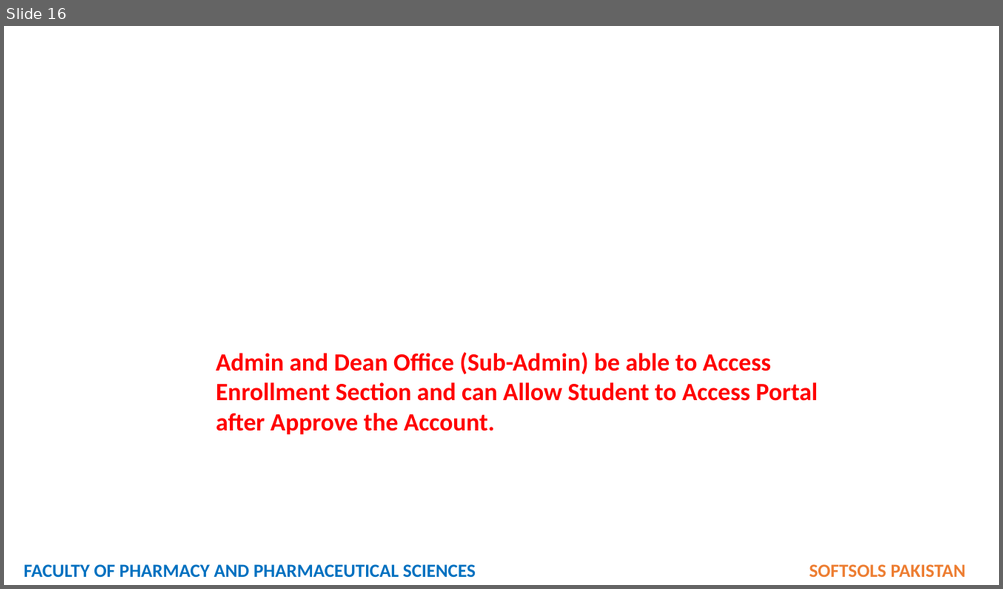
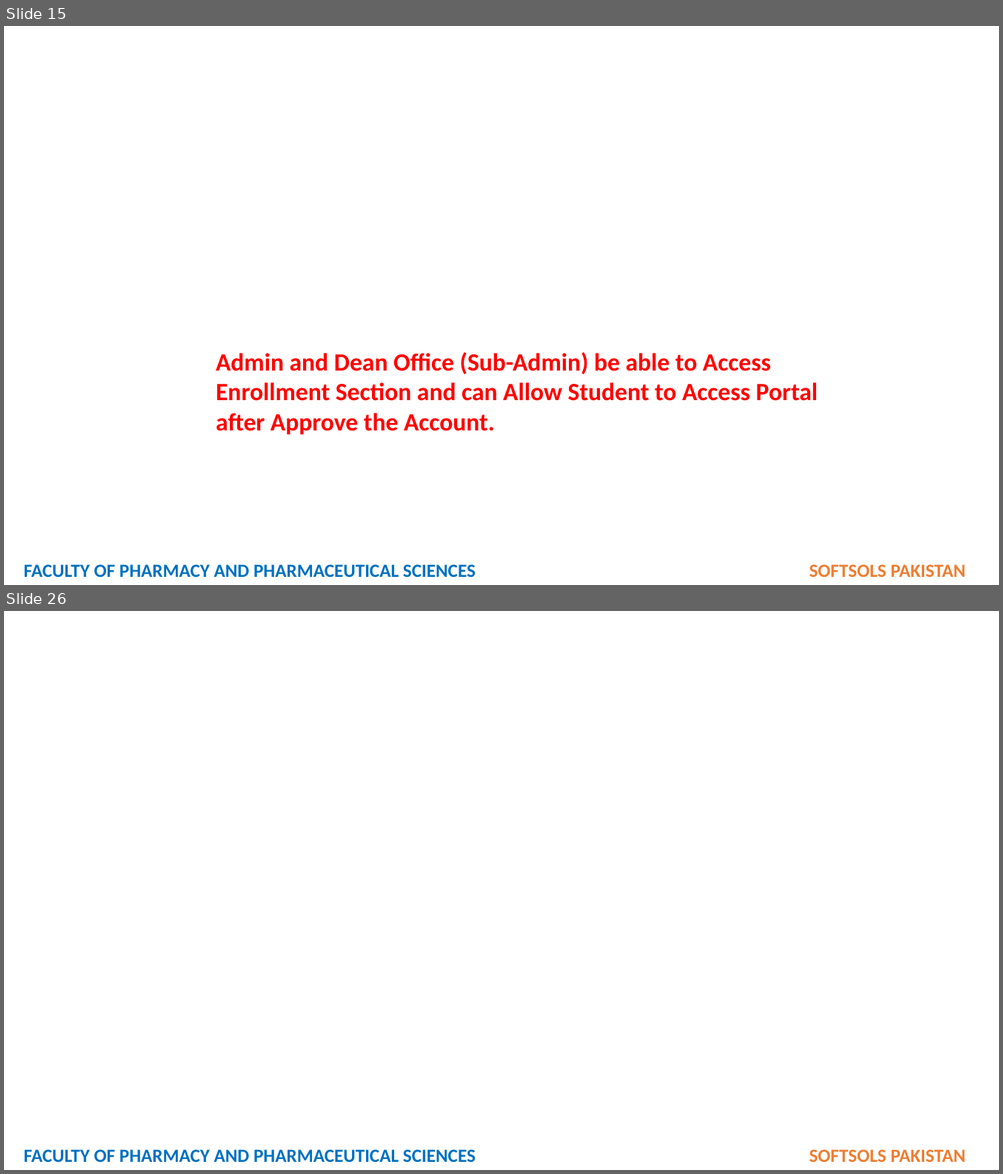
Before and after one commit to softsolspk1/fop, a slide deck: SUPER ADMIN ROLE - DEAN ROLE.pptx. Shown one above the other, each under a label of ours: slide 16 before the commit, slides 15 and 26 after it; the slides between them are not shown. The pictures are 1003x589 and 1003x1174 pixels, drawn with LibreOffice and Linux fonts; fonts in the diff are those of the drawing; background and template pictures are left out. Boxes give left, top, right and bottom in pixels: in the first picture for what was removed or moved away, otherwise in the second. Text is boxed around its words. In the diff, an @@ line names an element or a change of style, - is before the commit and + after.

```diff
--- a/SUPER ADMIN ROLE - DEAN ROLE.pptx
+++ b/SUPER ADMIN ROLE - DEAN ROLE.pptx
@@ slide 26 added at [4,611,999,1170], background #FFFFFF @@
@@ text added at [24,1150,965,1163], 18 pt, text #0070C0, bold @@
+FACULTY OF PHARMACY AND PHARMACEUTICAL SCIENCES SOFTSOLS PAKISTAN
@@ what was slide 16 is now slide 15 @@
```
Also in this commit, not shown: 1 slide changed, 12 other slides added, 9 other files.
